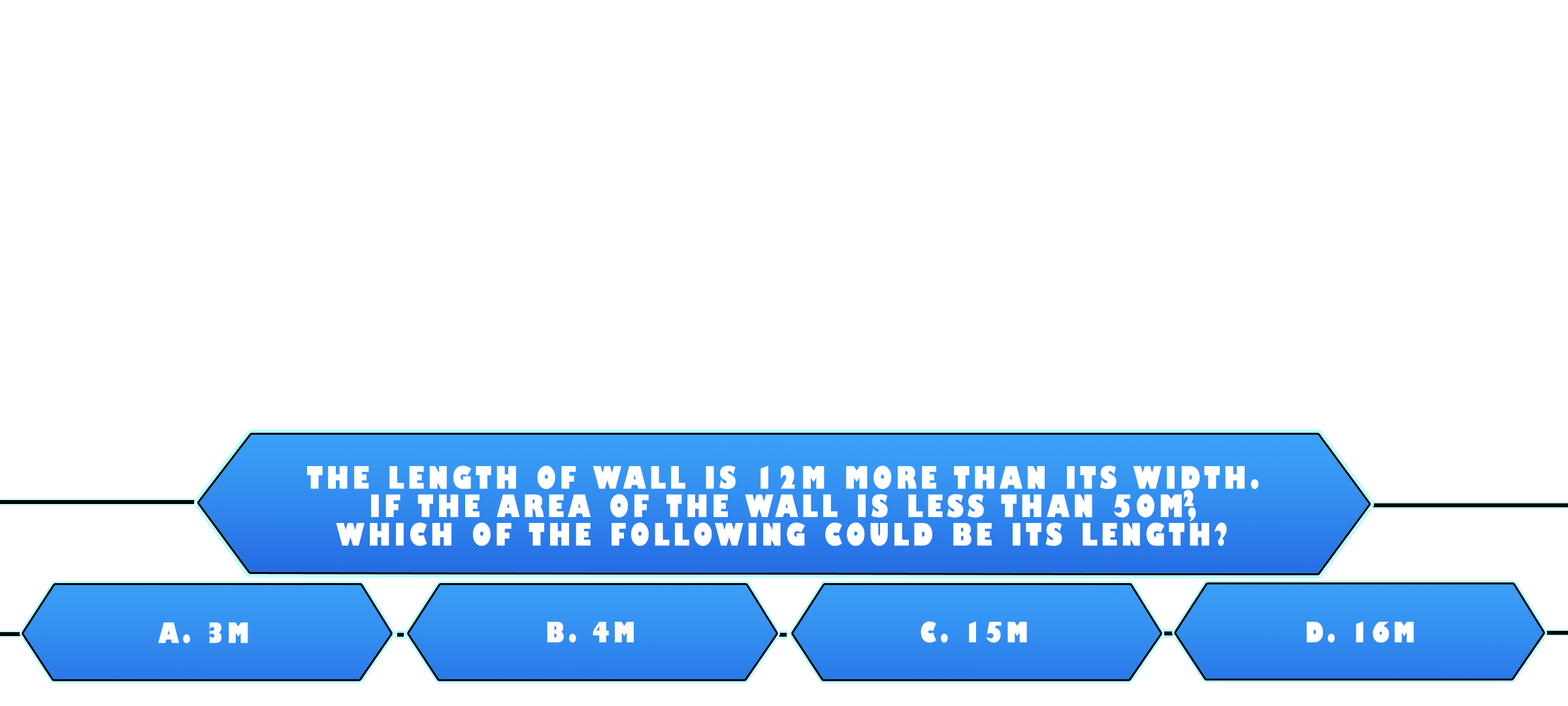
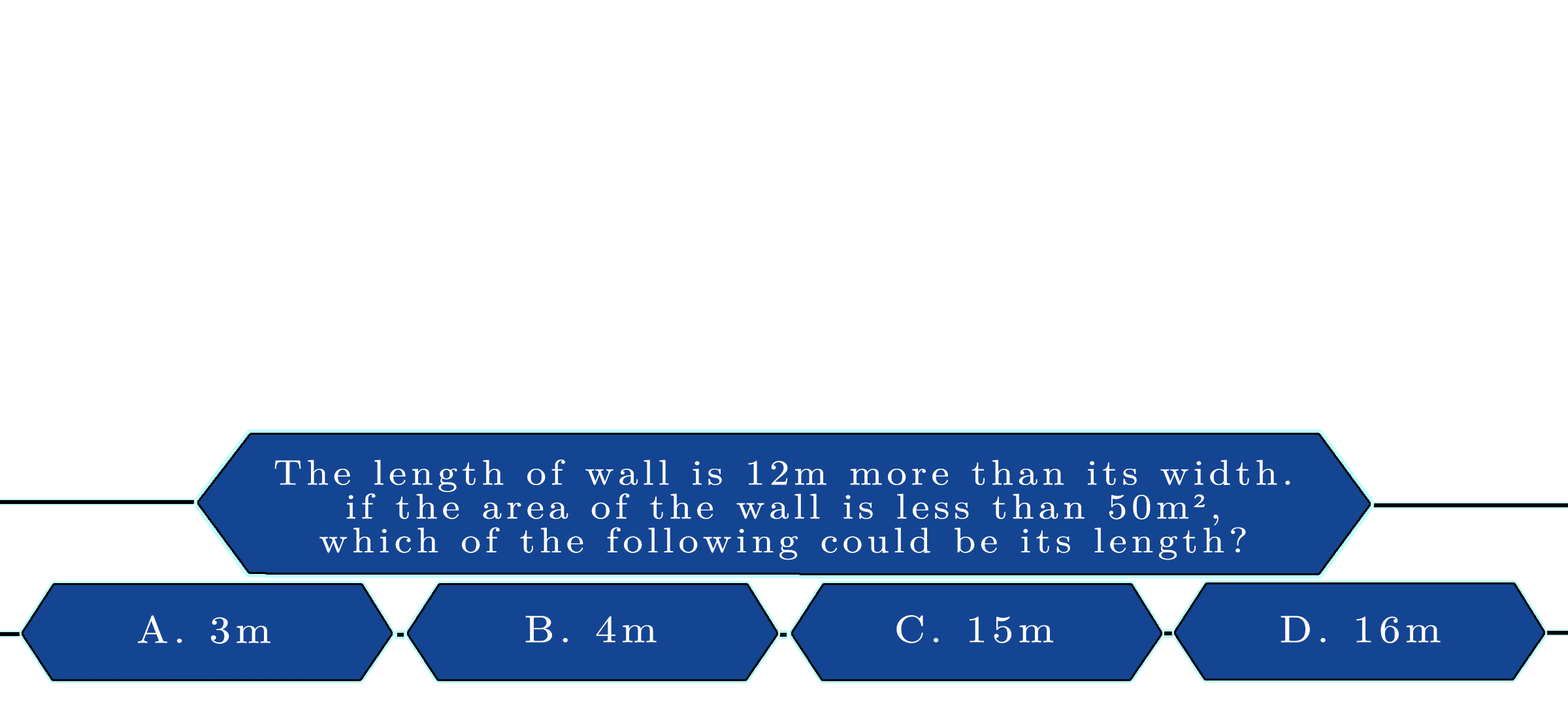
Revision of a layered 1568×706 image; what changed, layer by layer:
hid "2" (1st of 2, in "Group 2") over [1183, 489, 1194, 507]
painted on "The length of wall is 12m more than its width. if the area of t" over [274, 459, 1291, 560]
painted on "Layer 7" over [199, 434, 1369, 573]
painted on "D. 16m" over [1280, 615, 1441, 643]
painted on "Layer 9" over [1176, 584, 1544, 679]
painted on "C. 15m" over [896, 614, 1054, 643]
painted on "Layer 9 copy" over [793, 584, 1161, 679]
painted on "B. 4m" over [525, 615, 657, 643]
painted on "Layer 9 copy 2" over [408, 584, 777, 679]
painted on "A. 3m" over [137, 614, 271, 644]
painted on "Layer 9 copy 3" over [23, 584, 391, 679]
